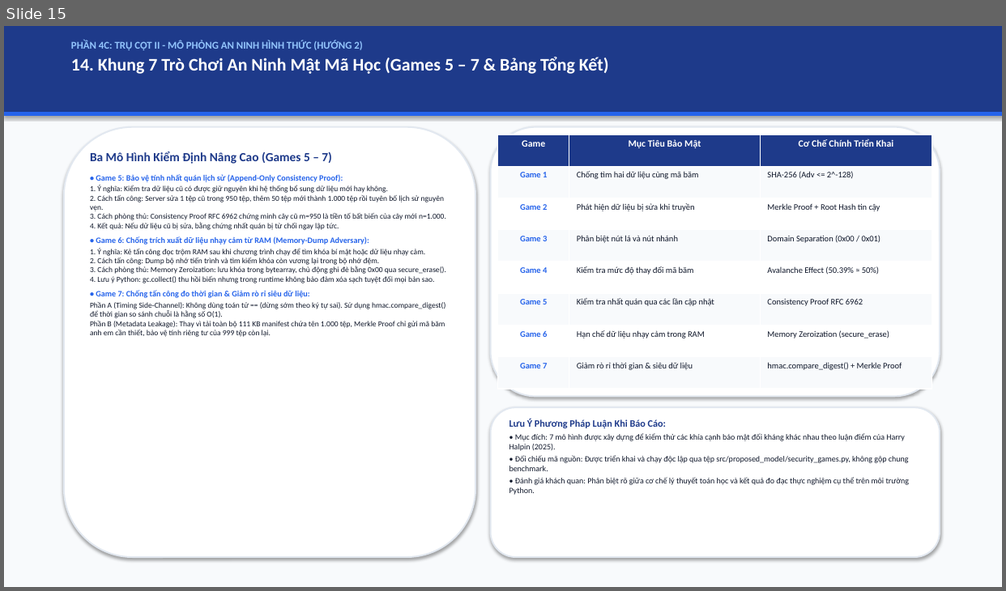
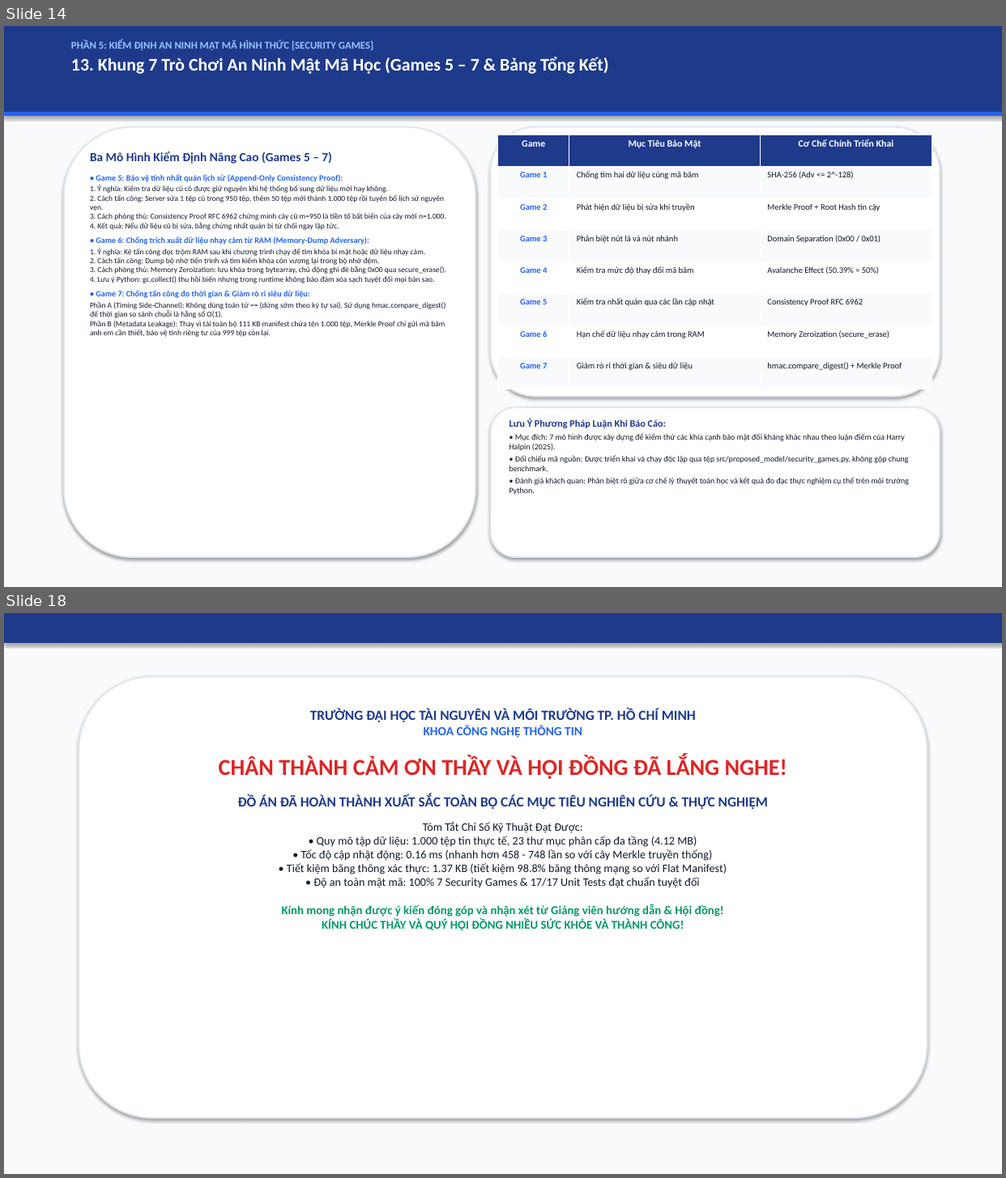
Before and after one commit to kietvo5924/ATBMHTTT_DT005_FileIntegrity, a slide deck: docs/Bao_Cao_Giua_Ky_DT05.pptx. Shown one above the other, each under a label of ours: slide 15 before the commit, slides 14 and 18 after it; the slides between them are not shown. The pictures are 1006x591 and 1006x1178 pixels, drawn with LibreOffice and Linux fonts; fonts in the diff are those of the drawing. Boxes give left, top, right and bottom in pixels: in the first picture for what was removed or moved away, otherwise in the second. Text is boxed around its words. In the diff, an @@ line names an element or a change of style, - is before the commit and + after.

```diff
--- a/docs/Bao_Cao_Giua_Ky_DT05.pptx
+++ b/docs/Bao_Cao_Giua_Ky_DT05.pptx
@@ slide 18 added at [4,613,1002,1174], background #FFFFFF @@
@@ rectangle added at [4,613,1002,1174], fill #F8FAFC, outline #F8FAFC 0.75 pt @@
@@ rectangle added at [4,613,1002,643], fill #1E3A8A, outline #1E3A8A 0.75 pt @@
@@ rounded rectangle added at [79,677,927,1118], fill #FFFFFF, outline #E2E8F0 1.5 pt @@
@@ text added at [219,709,787,931], 11 pt, text #0F172A @@
+TRƯỜNG ĐẠI HỌC TÀI NGUYÊN VÀ MÔI TRƯỜNG TP. HỒ CHÍ MINH
+KHOA CÔNG NGHỆ THÔNG TIN
+CHÂN THÀNH CẢM ƠN THẦY VÀ HỘI ĐỒNG ĐÃ LẮNG NGHE!
+ĐỒ ÁN ĐÃ HOÀN THÀNH XUẤT SẮC TOÀN BỘ CÁC MỤC TIÊU NGHIÊN CỨU & THỰC NGHIỆM
+Tóm Tắt Chỉ Số Kỹ Thuật Đạt Được:
+• Quy mô tập dữ liệu: 1.000 tệp tin thực tế, 23 thư mục phân cấp đa tầng (4.12 MB)
+• Tốc độ cập nhật động: 0.16 ms (nhanh hơn 458 - 748 lần so với cây Merkle truyền thống)
+• Tiết kiệm băng thông xác thực: 1.37 KB (tiết kiệm 98.8% băng thông mạng so với Flat Manifest)
+• Độ an toàn mật mã: 100% 7 Security Games & 17/17 Unit Tests đạt chuẩn tuyệt đối
+Kính mong nhận được ý kiến đóng góp và nhận xét từ Giảng viên hướng dẫn & Hội đồng!
+KÍNH CHÚC THẦY VÀ QUÝ HỘI ĐỒNG NHIỀU SỨC KHỎE VÀ THÀNH CÔNG!
@@ what was slide 15 is now slide 14 @@
@@ slide 14 changed as well @@
@@ text at [71,40,609,74]: text changed @@
-PHẦN 4C: TRỤ CỘT II - MÔ PHỎNG AN NINH HÌNH THỨC (HƯỚNG 2)
-14. Khung 7 Trò Chơi An Ninh Mật Mã Học (Games 5 – 7 & Bảng Tổng Kết)
+PHẦN 5: KIỂM ĐỊNH AN NINH MẬT MÃ HÌNH THỨC [SECURITY GAMES]
+13. Khung 7 Trò Chơi An Ninh Mật Mã Học (Games 5 – 7 & Bảng Tổng Kết)
```
Also in this commit, not shown: 13 other slides changed, 3 other slides added, 4 slides removed, 6 other files.
